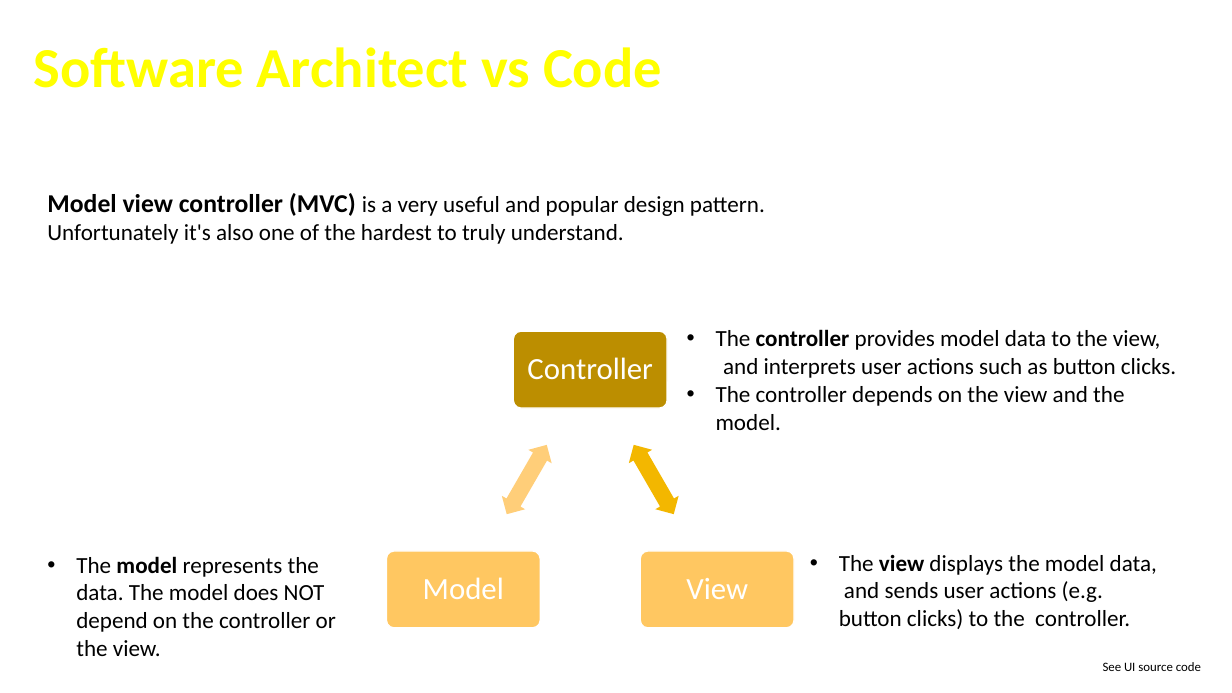
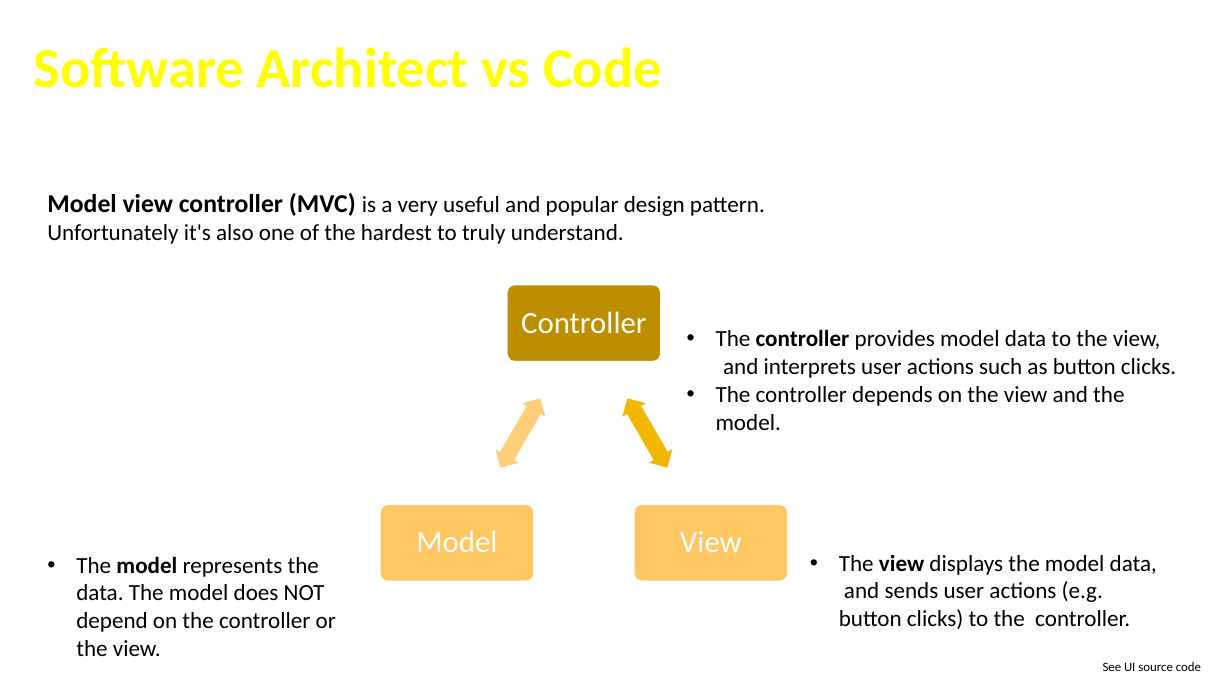
Before and after one commit to cfclick/CFSummit2016, a slide deck: slide 33 of powerpoint/architect/Crafting CF App Like An Architect.pptx (slide 32 before the commit). Drawn at 1232x693 pixels with LibreOffice and Linux fonts; fonts in the diff are those of the drawing; background and template pictures are left out. Boxes give left, top, right and bottom in pixels: in the first picture for what was removed or moved away, otherwise in the second. Text is boxed around its words. In the diff, an @@ line names an element or a change of style, - is before the commit and + after.

```diff
--- a/powerpoint/architect/Crafting CF App Like An Architect.pptx
+++ b/powerpoint/architect/Crafting CF App Like An Architect.pptx
@@ text "Model": place and size @@
-text "Model" at [423, 577, 504, 599]
+text "Model" at [416, 530, 497, 552]
@@ 3 rounded rectangles, 2 left right arrows, 1 text: place and size @@
-3 rounded rectangles, 2 left right arrows, 1 text at [386, 331, 794, 628]
+3 rounded rectangles, 2 left right arrows, 1 text at [380, 285, 787, 581]
@@ text "View": place and size @@
-text "View" at [686, 578, 748, 599]
+text "View" at [680, 531, 742, 552]
```
Also in this commit, not shown: 5 other slides changed, 1 slide added, 7 other files.
